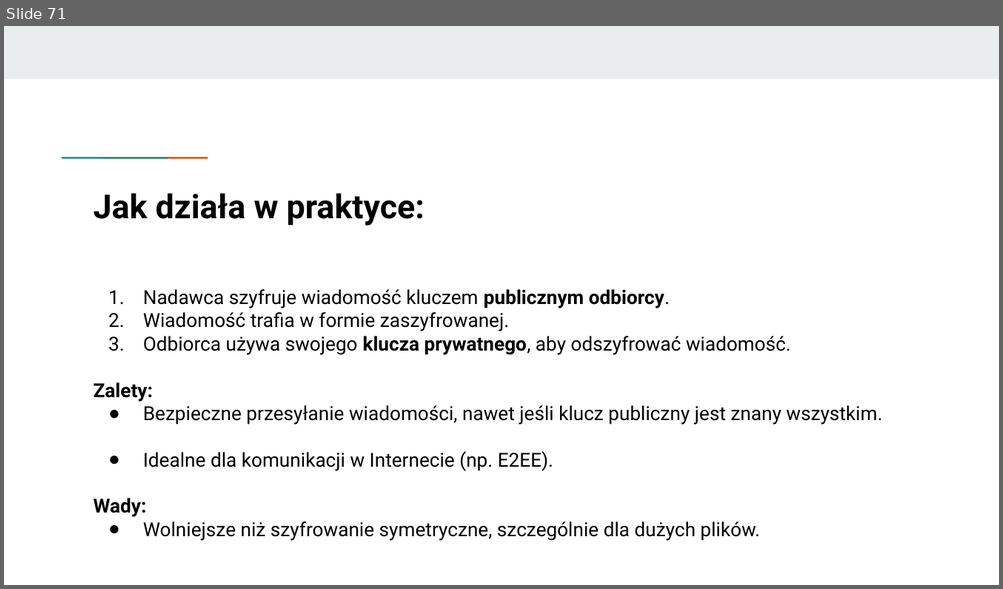
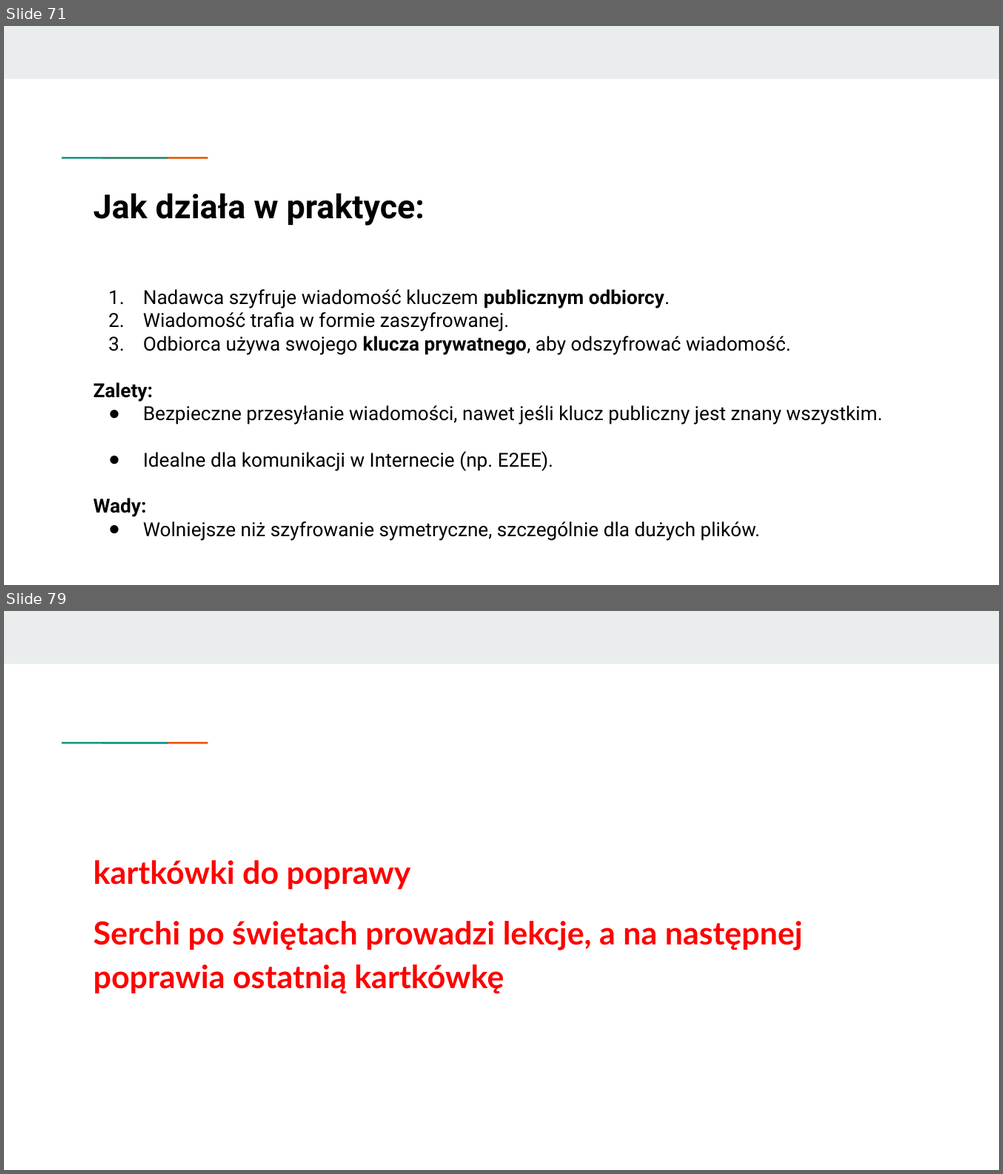
Before and after one commit to KasiaKasia/PRZEDMIOTY, a slide deck: ZASTOSOWANIE_INFORMATYKI/1A-gr_2/Zastosowanie informatyki - 1A gr. 2-plik2.pptx. Shown one above the other, each under a label of ours: slide 71 before the commit, slides 71 and 79 after it; the slides between them are not shown. The pictures are 1003x589 and 1003x1174 pixels, drawn with LibreOffice and Linux fonts; fonts in the diff are those of the drawing. Boxes give left, top, right and bottom in pixels: in the first picture for what was removed or moved away, otherwise in the second. Text is boxed around its words. In the diff, an @@ line names an element or a change of style, - is before the commit and + after.

```diff
--- a/ZASTOSOWANIE_INFORMATYKI/1A-gr_2/Zastosowanie informatyki - 1A gr. 2-plik2.pptx
+++ b/ZASTOSOWANIE_INFORMATYKI/1A-gr_2/Zastosowanie informatyki - 1A gr. 2-plik2.pptx
@@ slide 79 added at (4, 611, 999, 1170), background #FFFFFF; not listed: 3 template elements that a slide beside it also shows @@
@@ text added at (94, 860, 802, 994), 23 pt, text #FF0000, bold @@
+kartkówki do poprawy
+Serchi po świętach prowadzi lekcje, a na następnej poprawia ostatnią kartkówkę
```
Also in this commit, not shown: 7 other slides added, 1 other file.
